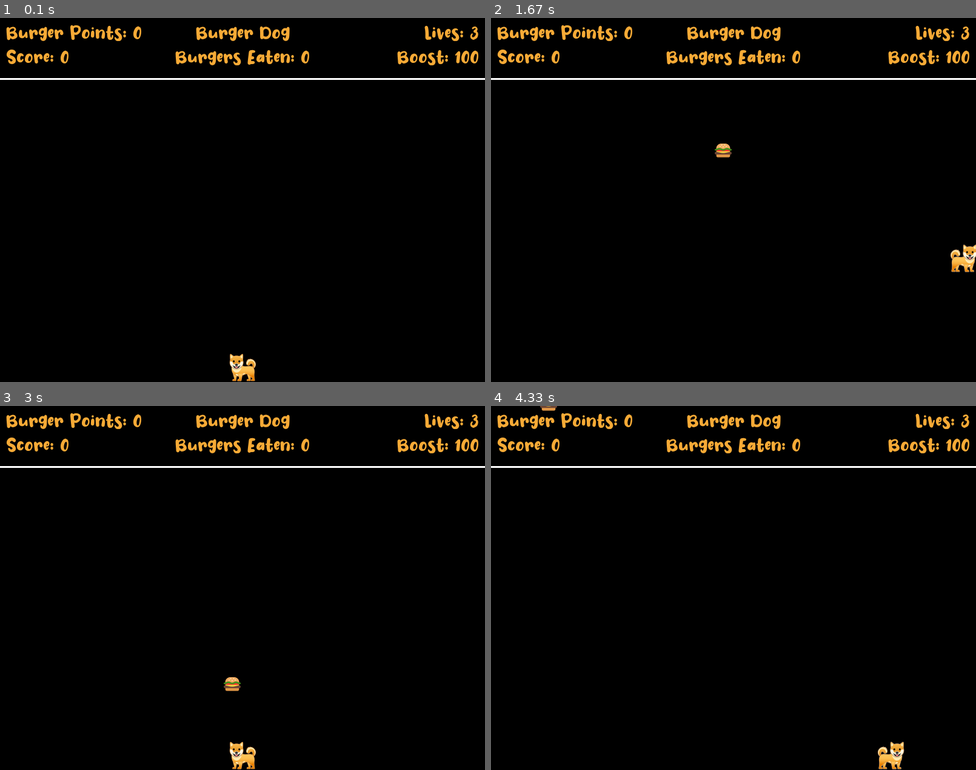
Above: before the commit, frames 1-4 (two rows, left to right).
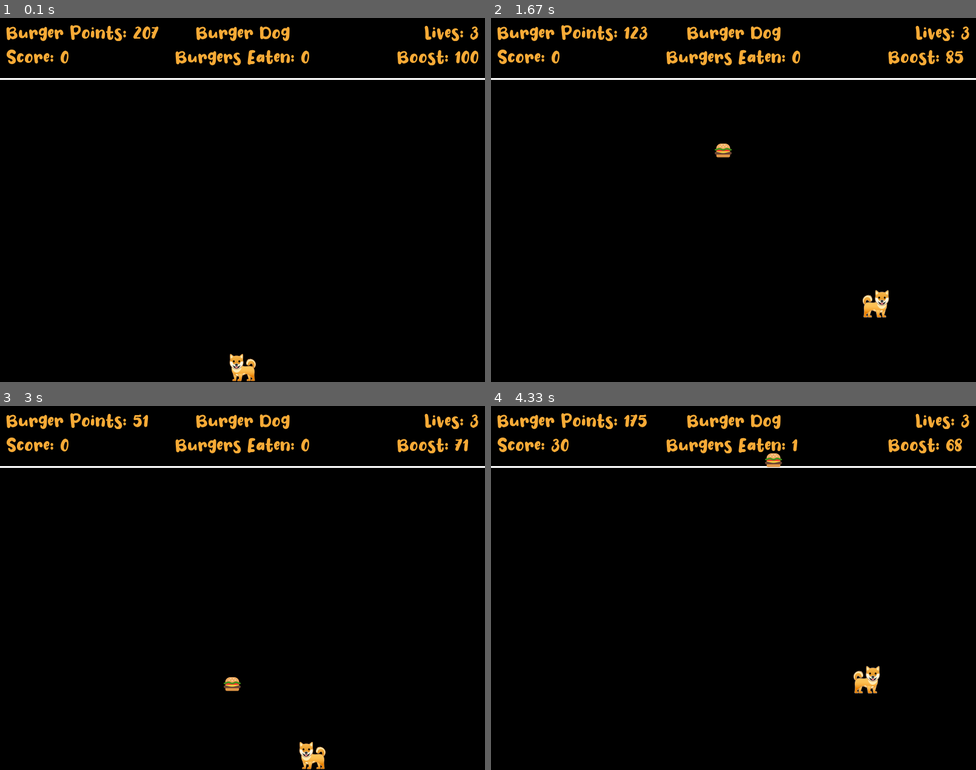
Above: after the commit, the same moments.

Repository: trjohnson3/pygame-burger_dog
Game: pygame game, started from game.py
The game is run twice, just before and just after one commit, with the same random seed, the same clock (stepped at 60 frames per second) and the same inputs.
Inputs:
- Up to frame 1 (0.1 s): no input
- Up to frame 2 (1.67 s): tap Space at 0.33, 0.73, 1.03, 1.23, 1.57 s; hold Right 0.67-1.13 s; hold Up 1.17-1.47 s; hold Right from 1.5 s (still down)
- Up to frame 3 (3 s): tap Space at 1.87, 2.07, 2.37, 2.63, 2.97 s; release Right at 1.97 s; hold Left 2-2.53 s; hold Down 2.57-2.87 s; hold Left from 2.9 s (still down)
- Up to frame 4 (4.33 s): tap Space at 3.27, 3.4, 3.8, 4.1 s; release Left at 3.3 s; hold Up 3.33-3.7 s; hold Right from 3.73 s (still down)

The runs differ from the first frame. In frame 1, 0.1% of the frame differs, in the area x 27-33%, y 2-6%; in frame 2, 0.8%; in frame 3, 0.7%; in frame 4, 1.1%, in the area x 10-99%, y 0-100%.

Commit message:
update player boost functionality

Diff:
--- a/game.py
+++ b/game.py
@@ -94,6 +94,7 @@
 burger_rect.topleft = (random.randint(0, WINDOW_WIDTH - 32), -BUFFER_DISTANCE)
 
 #Main game loop
+pygame.mixer.music.play(-1)
 running = True
 while running:
     for event in pygame.event.get():
@@ -114,14 +115,11 @@
         player_rect.y += player_velocity
 
     #Engage boost
-    if keys[pygame.K_SPACE]:
-        if boost_level > 0:
-            player_velocity = PLAYER_BOOST_VELOCITY
-            boost_level -= 1
-        else:
-            player_velocity = PLAYER_NORMAL_VELOCITY
-    elif boost_level < STARTING_BOOST_LEVEL:
-        boost_level += .1
+    if keys[pygame.K_SPACE] and boost_level > 0:
+        player_velocity = PLAYER_BOOST_VELOCITY
+        boost_level -= 1
+    else:
+        player_velocity = PLAYER_NORMAL_VELOCITY
 
     #Move burger and update burger points
     burger_rect.y += burger_velocity
@@ -148,6 +146,15 @@
         if boost_level > STARTING_BOOST_LEVEL:
             boost_level = STARTING_BOOST_LEVEL
 
+    #Update HUD
+    points_text = font.render("Burger Points: " + str(burger_points), True, ORANGE)
+    score_text = font.render("Score: " + str(score), True, ORANGE)
+    title_text = font.render("Burger Dog" , True, ORANGE)
+    eaten_text = font.render("Burgers Eaten: " + str(burgers_eaten), True, ORANGE)
+    lives_text = font.render("Lives: " + str(player_lives), True, ORANGE)
+    boost_text = font.render("Boost: " + str(boost_level), True, ORANGE)
+
+
     #Fill the display
     display.fill(BLACK)
 
